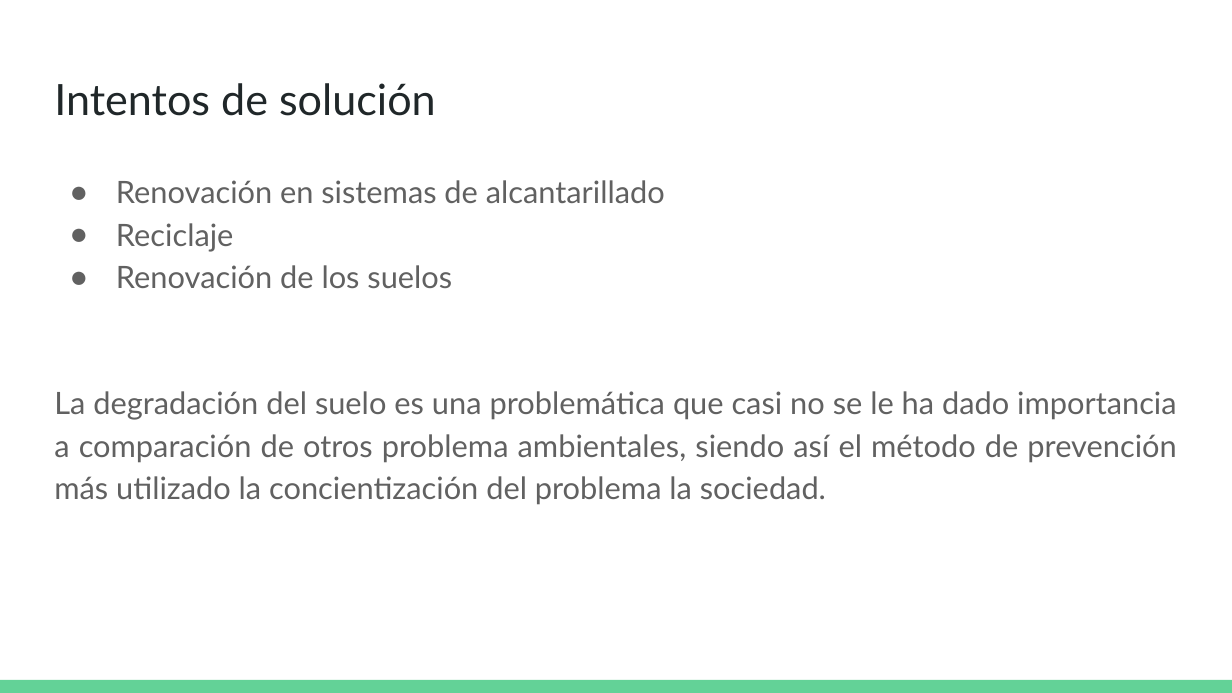
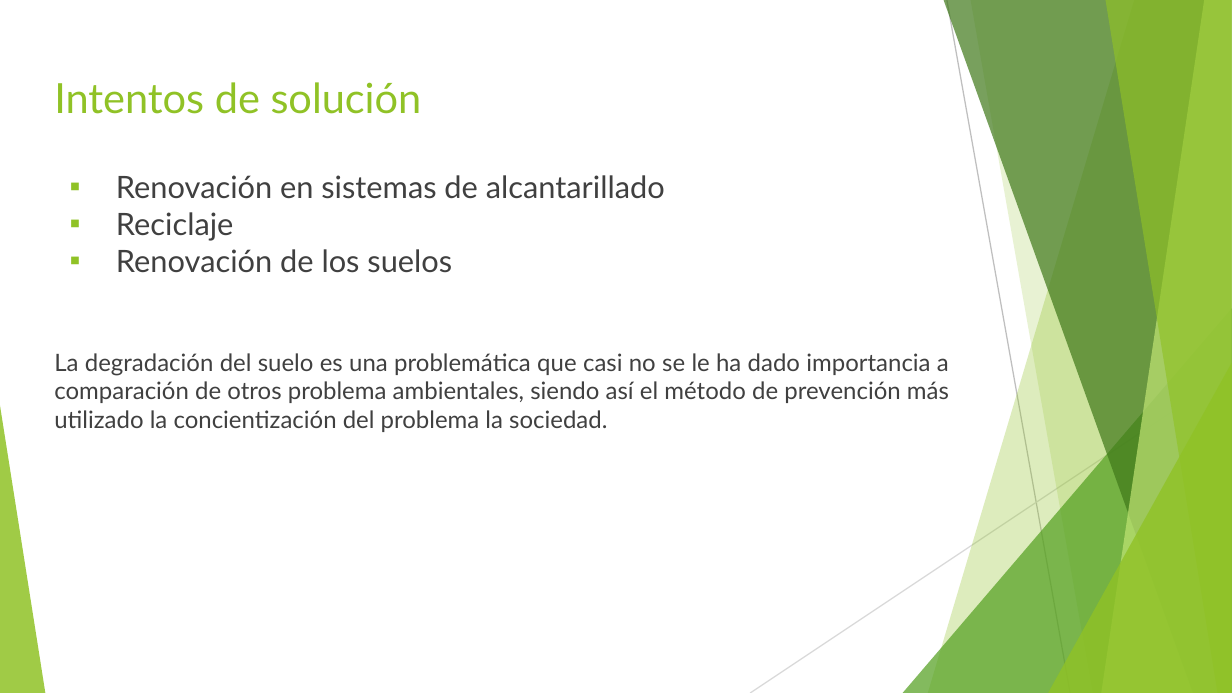
Before and after one commit to themanfred/trabajoFinalG7, a slide deck: slide 4 of Problema medioambiental.pptx. Drawn at 1232x693 pixels with LibreOffice and Linux fonts; fonts in the diff are those of the drawing. Boxes give left, top, right and bottom in pixels: in the first picture for what was removed or moved away, otherwise in the second. Text is boxed around its words. In the diff, an @@ line names an element or a change of style, - is before the commit and + after.

```diff
--- a/Problema medioambiental.pptx
+++ b/Problema medioambiental.pptx
@@ title "Intentos de solución" at (x1=54, y1=82, x2=422, y2=114): size 25.2 to 24.3 pt, text colour #202729 to #90C226 @@
@@ text "Renovación en sistemas de alcantarillado" at (x1=54, y1=175, x2=949, y2=432): text colour #616161 to #404040; size 18 to 14 pt in "La degradación del suelo es una problemática ..."; bullet ● to ▪; line spacing 1.15 to 1; bullet colour #616161 to #90C226 @@
@@ group added at (x1=0, y1=0, x2=1232, y2=693): 5 freeform shapes, 3 triangles, 2 lines @@
@@ rectangle removed at (x1=0, y1=680, x2=1232, y2=693) @@
```
Also in this commit, not shown: 4 other slides changed, 2 slides added.
